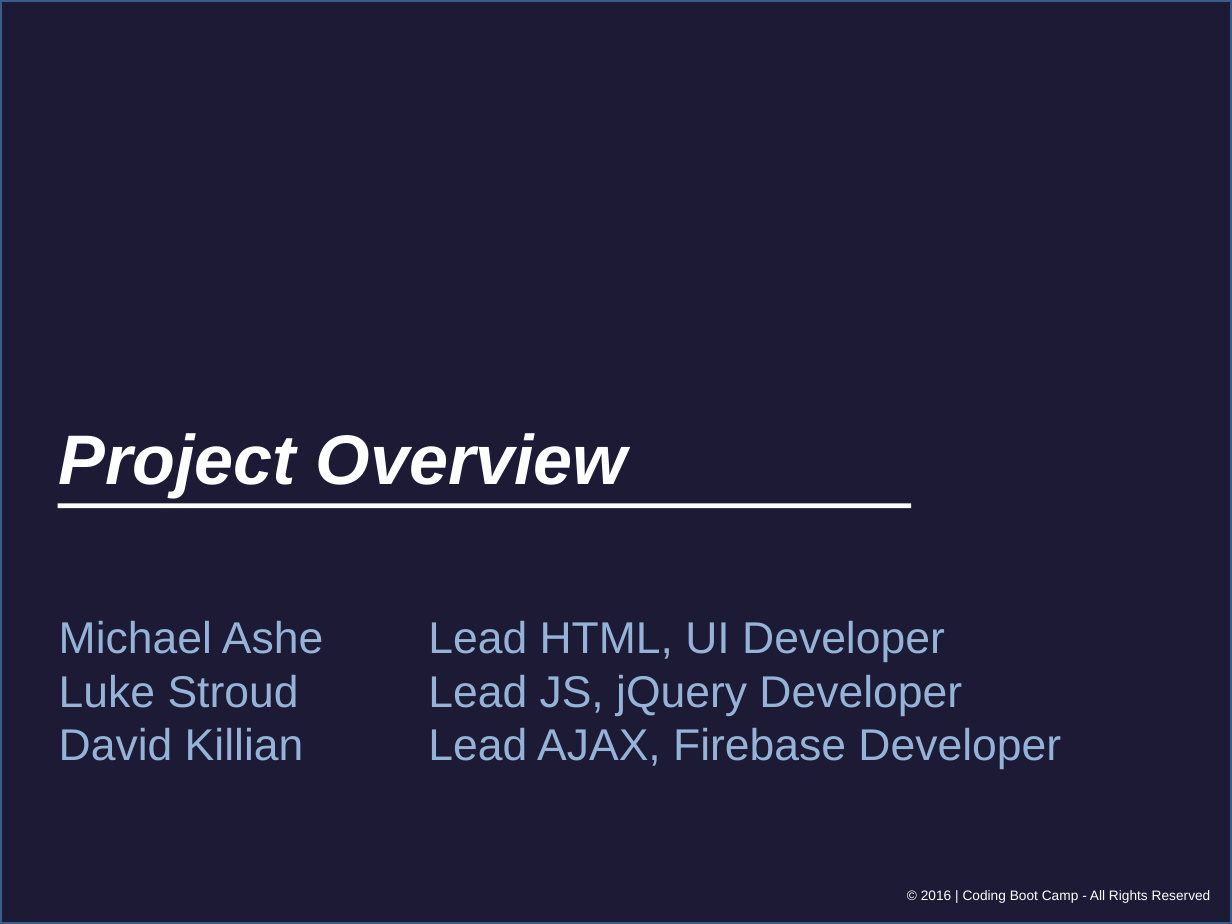
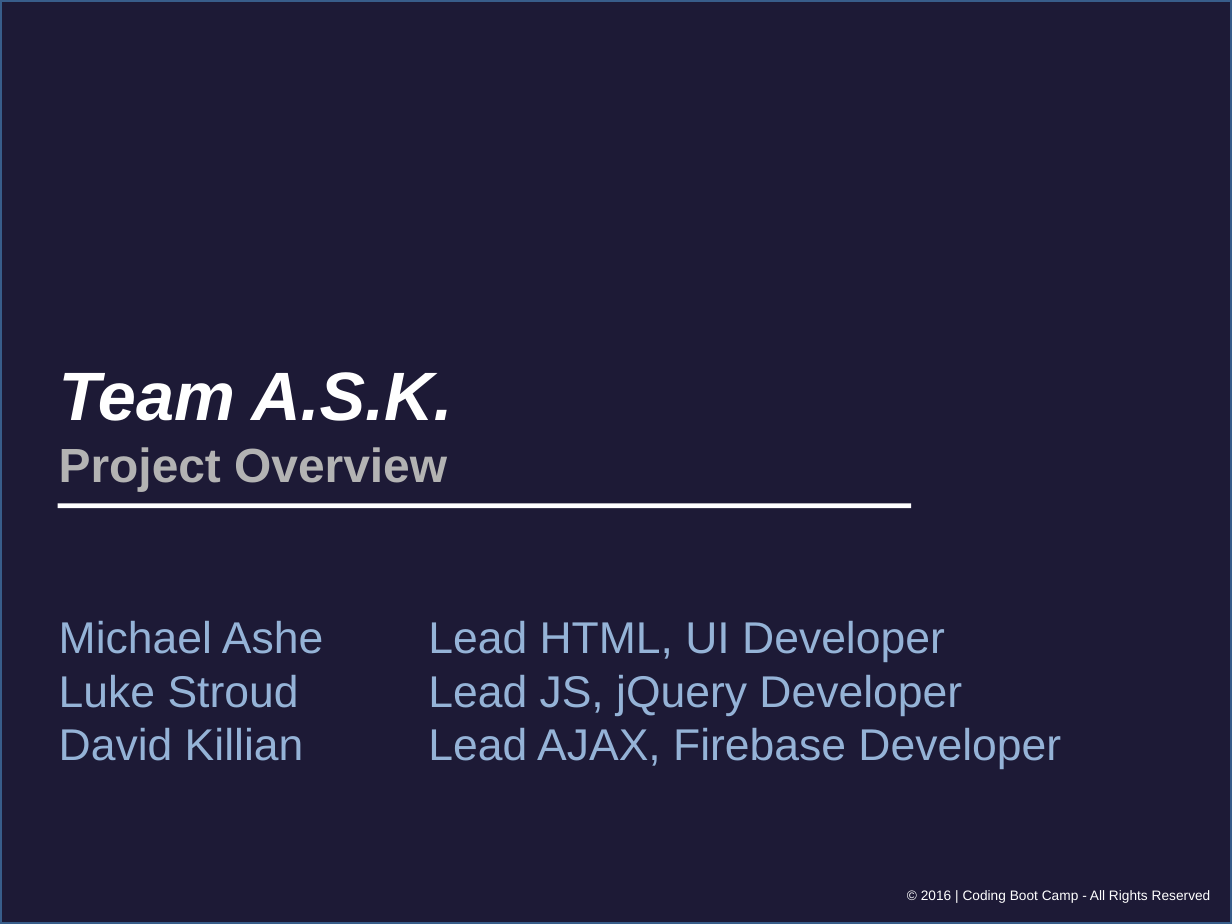
Before and after one commit to grupy-inc/grupy, a slide deck: slide 1 of Groopy Project Overview.pptx. Drawn at 1232x924 pixels with LibreOffice and Linux fonts; fonts in the diff are those of the drawing. Boxes give left, top, right and bottom in pixels: in the first picture for what was removed or moved away, otherwise in the second. Text is boxed around its words. In the diff, an @@ line names an element or a change of style, - is before the commit and + after.

Commit message:
edited presentation

```diff
--- a/Groopy Project Overview.pptx
+++ b/Groopy Project Overview.pptx
@@ text "Team A.S.K.": place and size @@
-text "Team A.S.K." at (59, 433, 628, 497)
+text "Team A.S.K." at (59, 372, 452, 491)
@@ text at (59, 372, 452, 421): paragraph added @@
+Team A.S.K.
@@ text at (59, 447, 447, 491): size 41 to 28 pt, text colour #FFFFFF to #B3B3B3, italic off in "Project Overview" @@
```
Also in this commit, not shown: 3 other slides changed.
